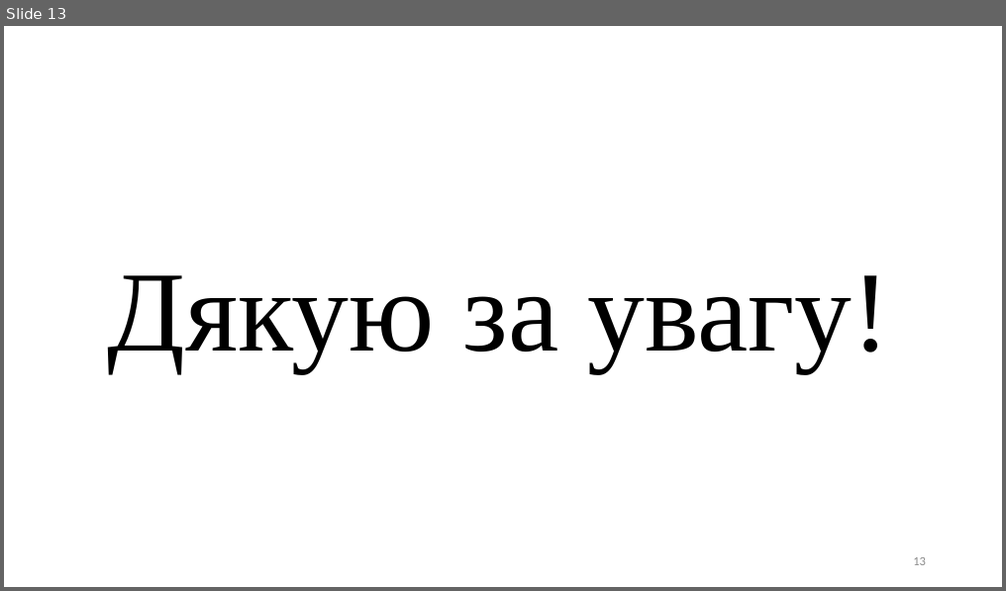
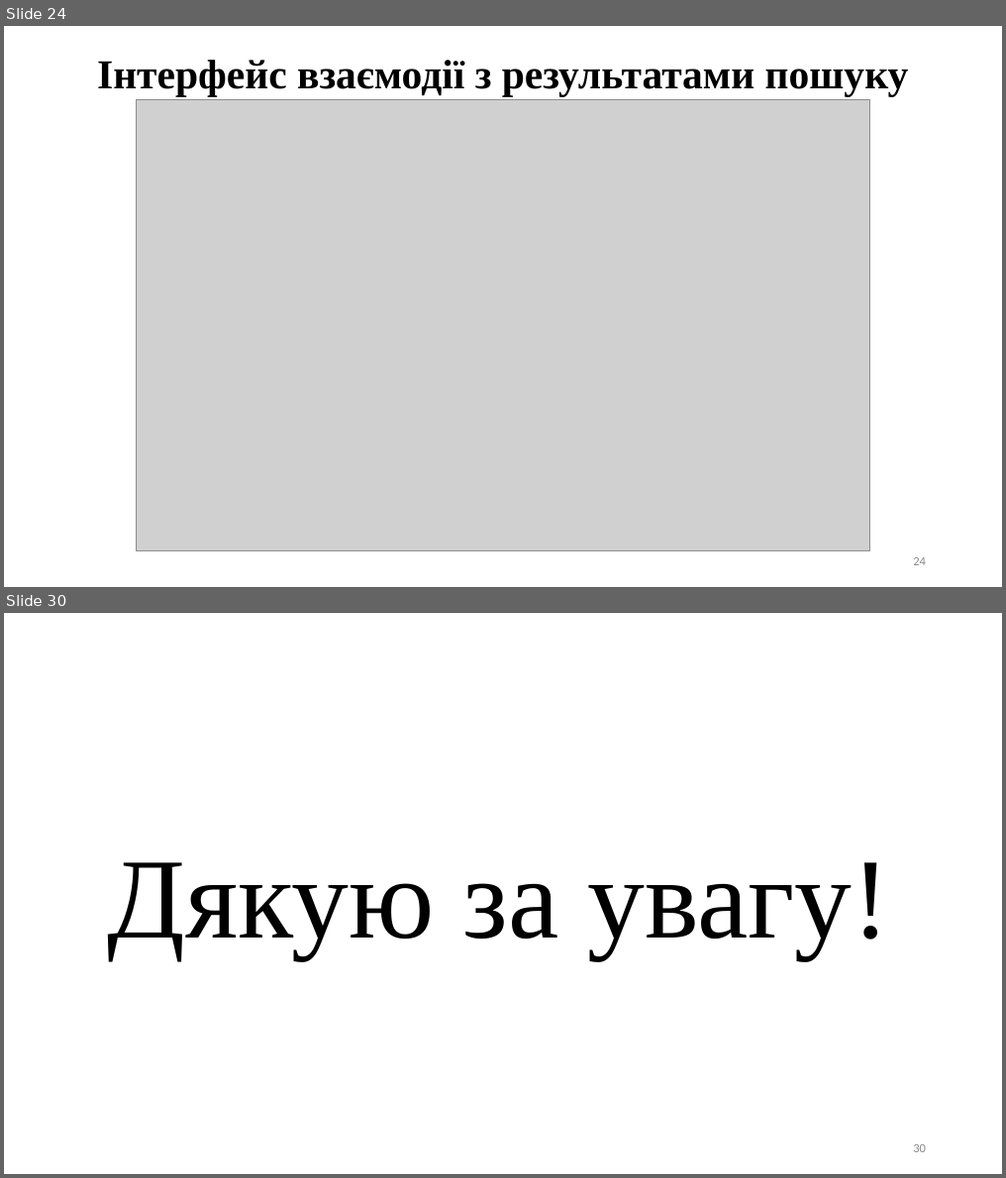
Before and after one commit to Lenartov/source, a slide deck: Диплом/Диплом презентація.pptx. Shown one above the other, each under a label of ours: slide 13 before the commit, slides 24 and 30 after it; the slides between them are not shown. The pictures are 1006x591 and 1006x1178 pixels, drawn with LibreOffice and Linux fonts; fonts in the diff are those of the drawing; grey boxes stand for pictures. Boxes give left, top, right and bottom in pixels: in the first picture for what was removed or moved away, otherwise in the second. Text is boxed around its words. In the diff, an @@ line names an element or a change of style, - is before the commit and + after.

```diff
--- a/Диплом/Диплом презентація.pptx
+++ b/Диплом/Диплом презентація.pptx
@@ slide 24 added at (x1=4, y1=26, x2=1002, y2=587), background #FFFFFF @@
@@ text added at (x1=97, y1=60, x2=909, y2=96), 39.6 pt, text #000000, bold @@
+Інтерфейс взаємодії з результатами пошуку
@@ picture added at (x1=137, y1=100, x2=869, y2=552) @@
@@ page number added at (x1=913, y1=558, x2=926, y2=566), 12 pt, text #8C8C8C @@
+24
@@ what was slide 13 is now slide 30 @@
@@ page number at (x1=913, y1=1145, x2=926, y2=1153): text changed @@
-13
+30
```
Also in this commit, not shown: 2 slides changed, 17 other slides added, 1 slide removed, 2 other files.
